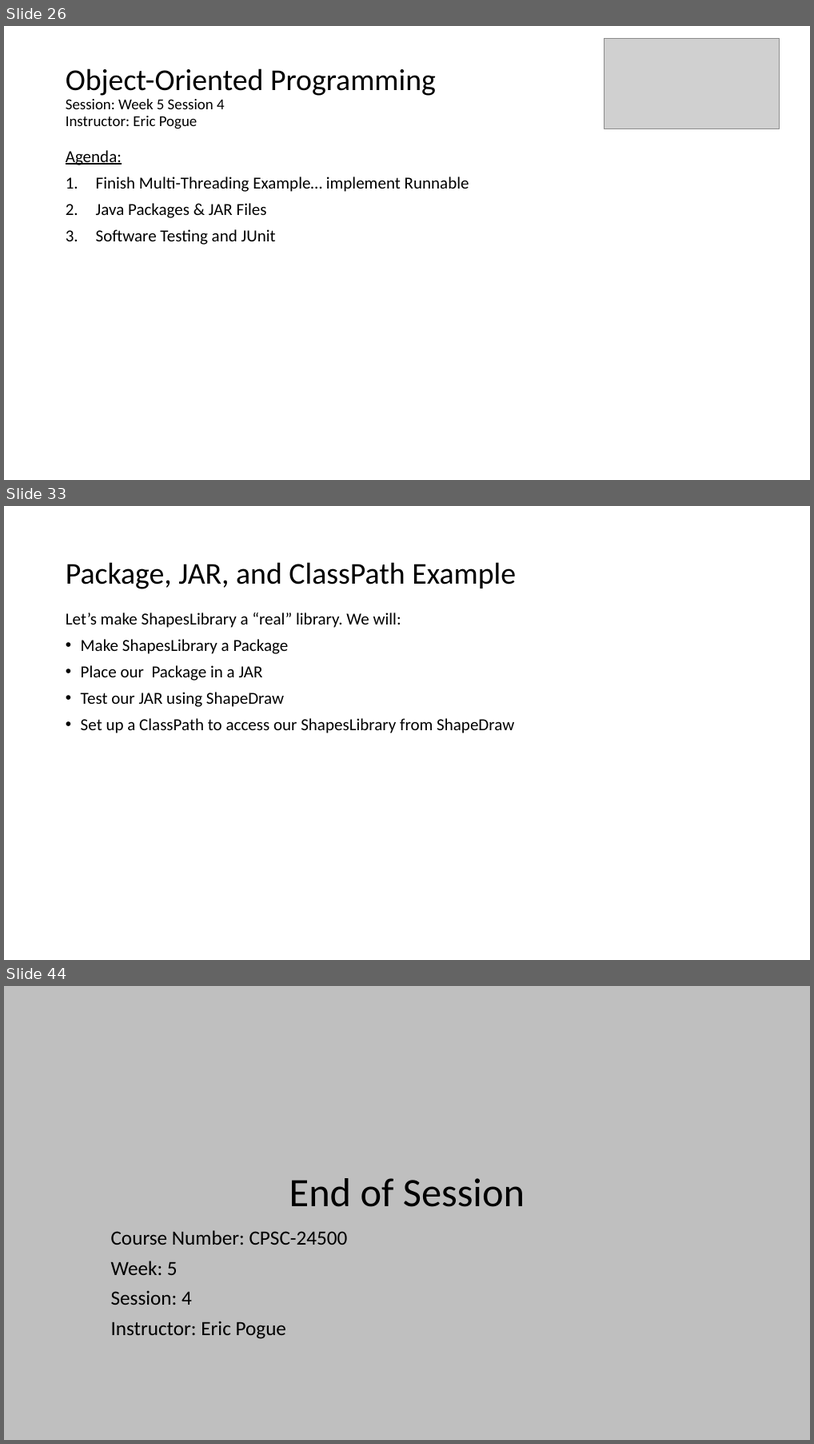
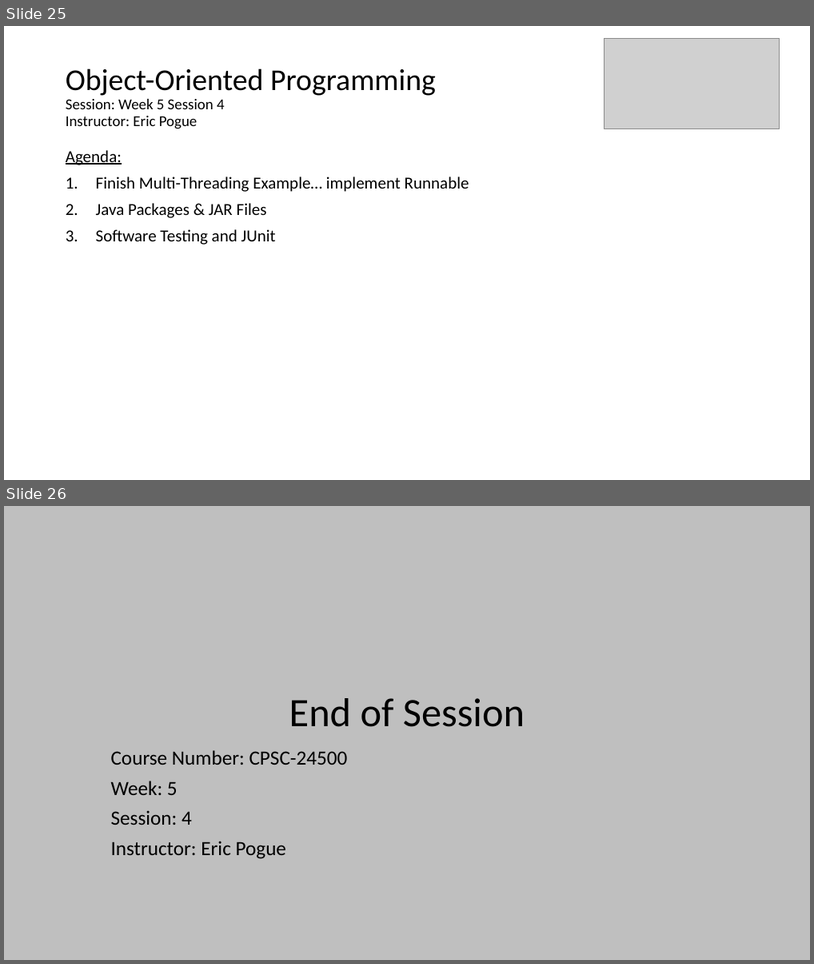
Before and after one commit to EricJPogue/www-epogue-info, a slide deck: CPSC-24500/Week06/2017SpringW06Slides.pptx. Shown one above the other, each under a label of ours: slides 26, 33 and 44 before the commit, slides 25 and 26 after it; the slides between them are not shown. The pictures are 814x1444 and 814x964 pixels, drawn with LibreOffice and Linux fonts; fonts in the diff are those of the drawing; grey boxes stand for pictures. Boxes give left, top, right and bottom in pixels: in the first picture for what was removed or moved away, otherwise in the second. Text is boxed around its words. In the diff, an @@ line names an element or a change of style, - is before the commit and + after.

```diff
--- a/CPSC-24500/Week06/2017SpringW06Slides.pptx
+++ b/CPSC-24500/Week06/2017SpringW06Slides.pptx
@@ slide 33 removed at <box>4,506,810,960</box>, background #FFFFFF @@
@@ title removed at <box>66,562,516,589</box> @@
-Package, JAR, and ClassPath Example
@@ text removed at <box>66,612,514,733</box> @@
-Let’s make ShapesLibrary a “real” library. We will:
-• Make ShapesLibrary a Package
-• Place our Package in a JAR
-• Test our JAR using ShapeDraw
-• Set up a ClassPath to access our ShapesLibrary from ShapeDraw
@@ what was slide 26 is now slide 25 @@
@@ what was slide 44 is now slide 26 @@
```
Also in this commit, not shown: 1 slide changed, 1 slide added, 18 other slides removed, 2 other files.
